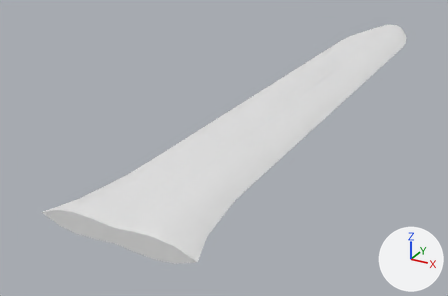
Renders of the glTF model godot/assets/waffen/modelle/messerklinge/t5_2.glb from each side of a commit.
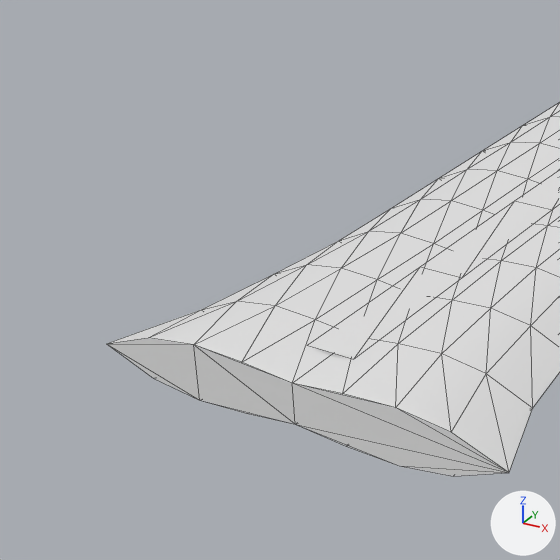
There are two pictures of each version: one whole from a camera (50 mm lens) standing at (0.0883, -0.0176, 0.0823) and looking at (-0.0266, 0.1912, -0.0222), one close up on the part from 0% to 49% of the width and 27% to 100% of the height. Every picture has the same lights, and +X, +Y and +Z are marked at lower right. The older version's two pictures come first. The close-ups show mesh edges as thin lines. Vertices at exactly the same position are counted once.

Names of what the first close-up shows: 'messerklinge_t5_2'.
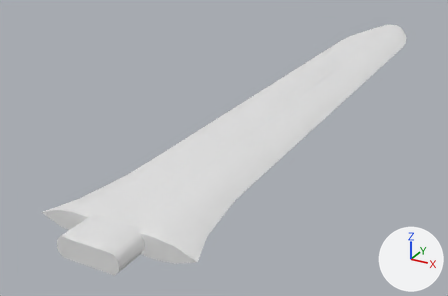
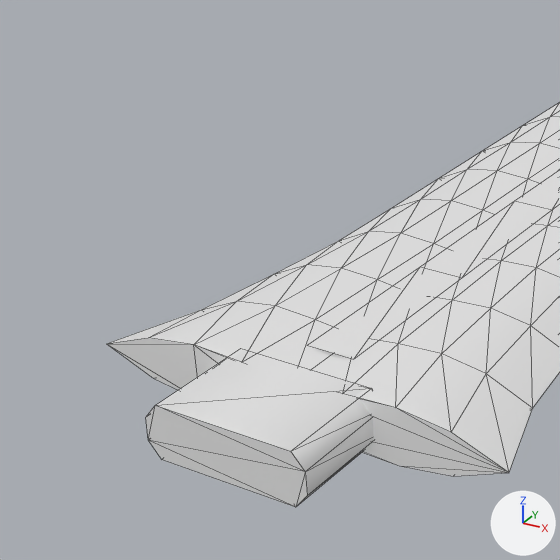
Pixel boxes (x1, y1, x2, y2) of what changed, in the close-ups (560 x 560 px):
'messerklinge_t5_2', reshaped: before (107, 102, 560, 476); after (107, 102, 560, 507)
part 1 of me_messerklinge_t5_2, added: after (146, 350, 374, 507)

What the commit changed:
me_messerklinge_t5_2 is used by ob_messerklinge_t5_2; location (0.0, 0.0, 0.0).
me_messerklinge_t5_2 had 453 vertices, 862 faces and spanned x -0.024..0.024, y 0.086..0.358, z -0.003..0.003.
me_messerklinge_t5_2 now has 469 vertices, 890 faces and spans x -0.024..0.024, y 0.076..0.358, z -0.003..0.003.
me_messerklinge_t5_2 part 1: a new loose piece of 16 vertices spanning x -0.009..0.009, y 0.076..0.088, z -0.003..0.003, in mat_klinge (white #e7e7e7).
